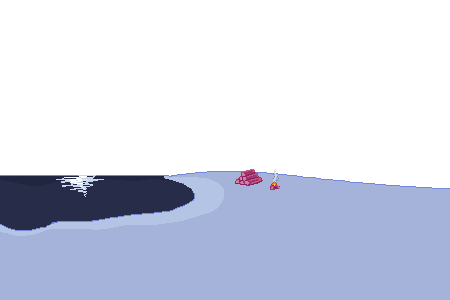
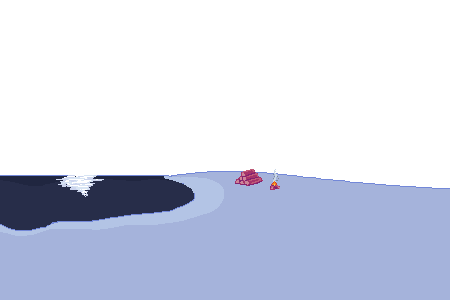
Layer changes from the first w=450, h=300 image to the second:
added group "moonShine" (1st of 2) with 3 layers above "Layer 0" over [58,175,102,196]
added layer "Layer 5" in group "moonShine" over [61,175,102,196]
added layer "Layer 4" in group "moonShine" over [58,175,102,196]
moved "moonShine" (2nd of 2, in "moonShine") into group "moonShine" over [58,175,102,196]
